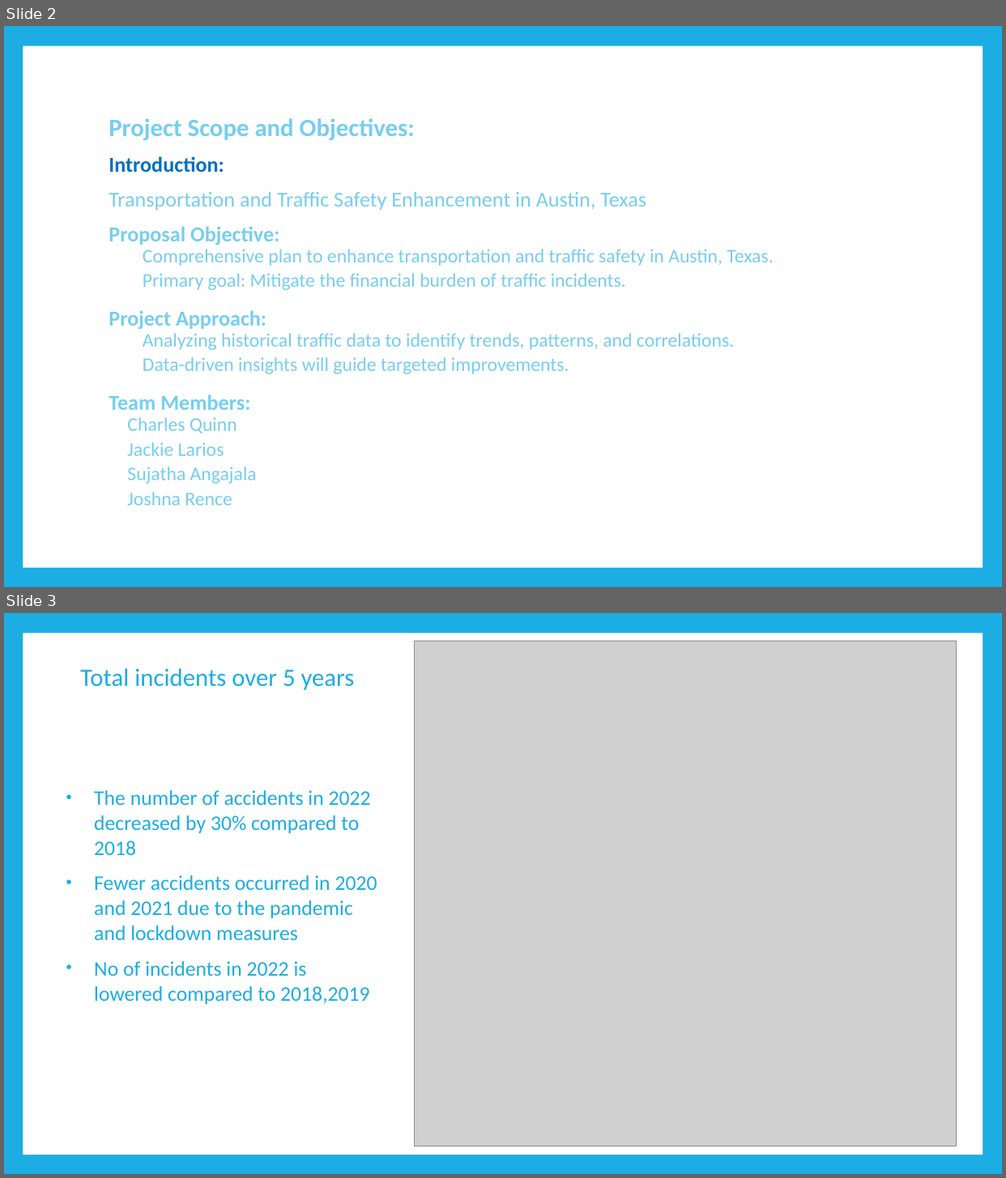
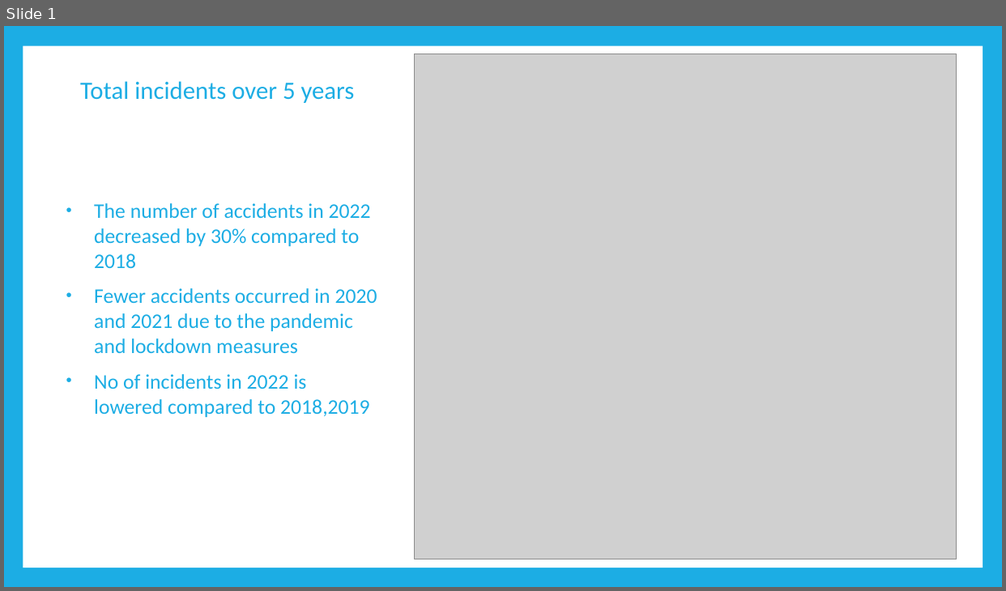
Before and after one commit to CharlesQuinn1/Trafic-Safety-Enhancement, a slide deck: Presentation/Sujatha.pptx. Shown one above the other, each under a label of ours: slides 2 and 3 before the commit, slide 1 after it. The pictures are 1006x1178 and 1006x591 pixels, drawn with LibreOffice and Linux fonts; fonts in the diff are those of the drawing; grey boxes stand for pictures. Boxes give left, top, right and bottom in pixels: in the first picture for what was removed or moved away, otherwise in the second. Text is boxed around its words. In the diff, an @@ line names an element or a change of style, - is before the commit and + after.

```diff
--- a/Presentation/Sujatha.pptx
+++ b/Presentation/Sujatha.pptx
@@ slide 2 removed at box(4, 26, 1002, 587), background #1CADE4; not listed: 1 template element that a slide beside it also shows @@
@@ text removed at box(108, 118, 773, 506) @@
-Project Scope and Objectives:
-Introduction:
-Transportation and Traffic Safety Enhancement in Austin, Texas
-Proposal Objective:
-  Comprehensive plan to enhance transportation and traffic safety in Austin, Texas.
-  Primary goal: Mitigate the financial burden of traffic incidents.
-Project Approach:
-  Analyzing historical traffic data to identify trends, patterns, and correlations.
-  Data-driven insights will guide targeted improvements.
-Team Members:
-  Charles Quinn
-  Jackie Larios
-  Sujatha Angajala
-  Joshna Rence
@@ what was slide 3 is now slide 1 @@
```
Also in this commit, not shown: 1 slide changed, 3 other slides removed.
